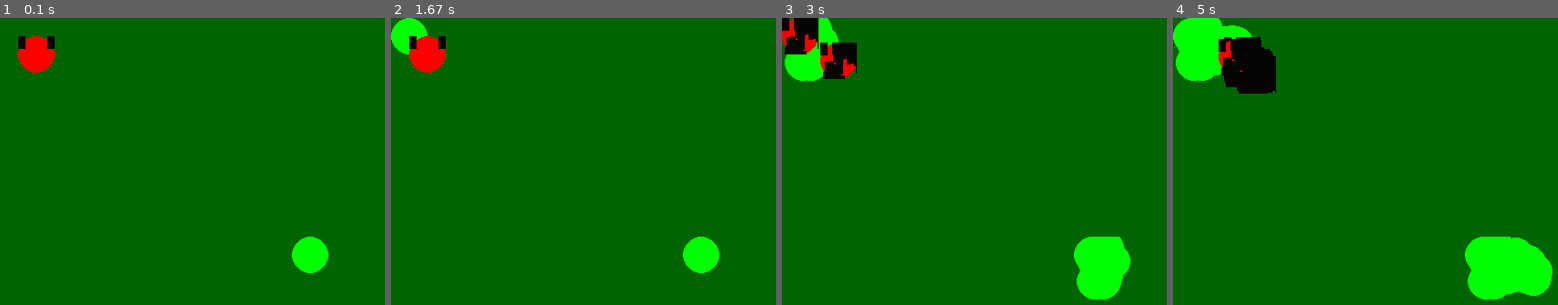
Above: before the commit, frames 1-4 (left to right).
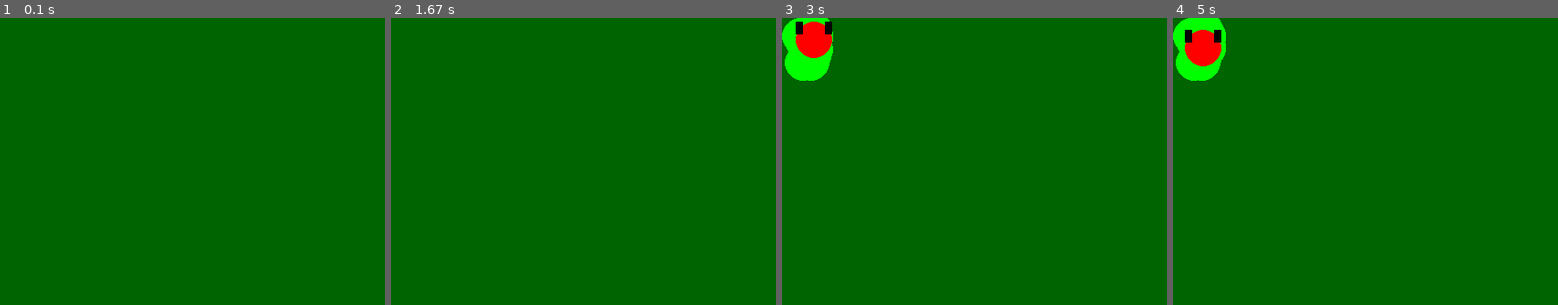
Above: after the commit, the same moments.

Repository: RichardLorenz/Mower
Game: pygame game, started from main.py
Two runs of this game, one before a commit and one after it. Both use one fixed random seed, a clock stepped at 60 frames per second and the inputs below.
Inputs:
- Up to frame 1 (0.1 s): no input
- Up to frame 2 (1.67 s): hold W 0.33-0.8 s; hold Right 0.33-0.8 s; hold R 0.83-1.3 s; hold Right 0.83-1.3 s
- Up to frame 3 (3 s): hold Up 1.83-2.3 s; hold Q from 2.83 s (still down); hold Left from 2.83 s (still down)
- Up to frame 4 (5 s): release Q at 3.37 s; release Left at 3.37 s; hold T 4.4-4.77 s; hold Up 4.4-4.77 s; hold Up from 4.8 s (still down)

The runs differ from the first frame. In frame 1, 2.0% of the frame differs, in the area x 4-86%, y 6-89%; in frame 2, 2.7%; in frame 3, 5.0%; in frame 4, 7.8%, in the area x 3-99%, y 2-99%.

Commit message:
moving mower correctly (not really but getting there)

Diff:
--- a/main.py
+++ b/main.py
@@ -1,3 +1,5 @@
+import time
+
 import pygame as pg
 import math
 
@@ -224,42 +226,50 @@
 
 run = True
 while run:
-    clock.tick(1000)
+    clock.tick(2000)
     for event in pg.event.get():
         if event.type == pg.QUIT:
             run = False
         if event.type == pg.KEYDOWN:
-            screen.blit(field.grass, (0, 0))
-            print(pg.key.name(event.key))
+            time.sleep(0.1)
+            # print(pg.key.name(event.key))
 
     keys = pg.key.get_pressed()
 
-    # Mow the field where the mower is now
-    field.mow(mower)
-
-    # Now move the mower
+    # Now control the mower
     if keys[pg.K_q]:
-        screen.blit(mower.base, (0, 0))
+        screen.blit(field.grass, screen.get_rect().center)
     if keys[pg.K_w]:
-        screen.blit(mower.image, (0, 0))
+        mower.build_image()
+        screen.blit(mower.image, (mower.centre.x, mower.centre.y))
     if keys[pg.K_e]:
         field.mow(mower)
     if keys[pg.K_r]:
-        print("r")
         screen.blit(field.grass, (0, 0))
-    # if keys[pg.K_t]:
-    #     # nothing
+    if keys[pg.K_t]:
+        pg.draw.circle(field.grass, GRASS_CUT_COLOUR, mower.centre.coord(), MOWER_DIAMETER / 2)
     if keys[pg.K_LEFT]:
         mower.steer(-10)
-    elif keys[pg.K_RIGHT]:
+    if keys[pg.K_RIGHT]:
         mower.steer(10)
-    elif keys[pg.K_UP]:
+    if keys[pg.K_UP]:
+        # Mow the field where the mower is now
+        # field.mow(mower)
+        pg.draw.circle(field.grass, GRASS_CUT_COLOUR, mower.centre.coord(), MOWER_DIAMETER / 2)
         mower.drive()
-
-    mower.build_image()
-    screen.blit(field.grass, screen.get_rect().center)
-    screen.blit(mower.image, (mower.centre.x, mower.centre.y))
-    field.grass.blit(mower.image, (400, 400))
+        print("screen center: ", screen.get_rect().center)
+        screen.blit(field.grass, (0, 0))
+        screen.blit(mower.image, (mower.centre - Coord(mower.image.get_width() / 2, mower.image.get_height() / 2)).coord())
+
+    # # Show the cut grass
+    # screen.blit(field.grass, screen.get_rect().center)
+    # # Load the mower image on top
+    # mower.build_image()
+    # screen.blit(mower.image, (mower.centre.x, mower.centre.y))
+    # # print(mower.centre.x, mower.centre.y, mower.centre.coord())
+
+    # Display the window
+    pg.display.set_caption("Mower", "Mow")
     pg.display.flip()
 
 pg.quit()
